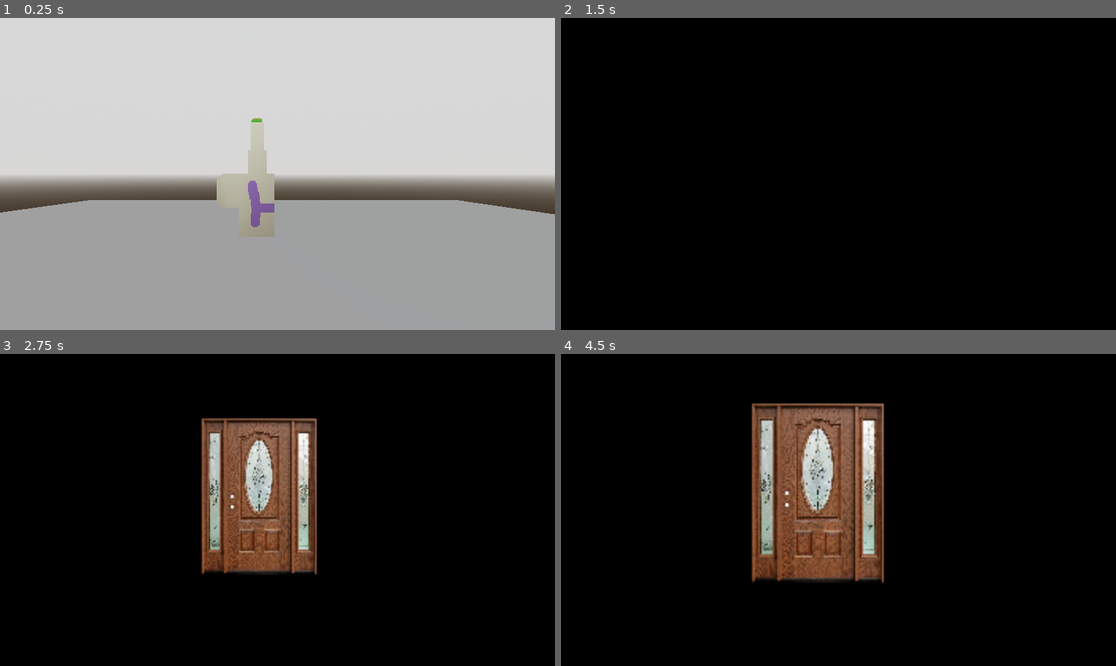
Above: before the commit, frames 1-4 (two rows, left to right).
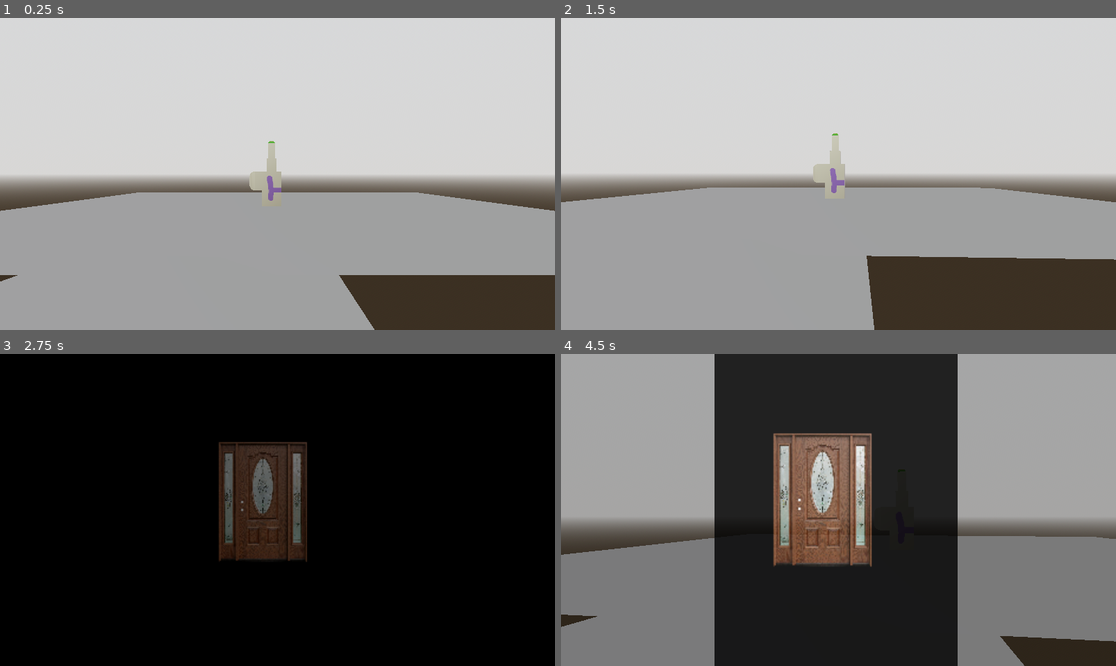
Above: after the commit, the same moments.

Repository: ChaffeyGameDevelopmentClub/Team-Terror-oct-2024
Game: Godot game, scene res://Player/Test World/test_level_player_movement_lol.tscn
Two runs of this game, one before a commit and one after it. Both use one fixed random seed, a clock stepped at 60 frames per second and the inputs below. The project has no main scene, so this scene is started directly.
Inputs (mouse positions are in pixels of both pictures, inside the frame that each line leads up to):
- Up to frame 1 (0.25 s): no input
- Up to frame 2 (1.5 s): tap Enter (ui_accept) at 0.5, 0.77 s; move the mouse to (960, 158) at 0.52 s; hold D (right) 0.53-1.28 s; tap J (test3) at 0.6 s; move the mouse to (810, 174) at 1.27 s; hold W (up) from 1.28 s (still down); tap Shift (sprint) at 1.35 s
- Up to frame 3 (2.75 s): keep holding W (up); tap Enter (ui_accept) at 1.52 s; tap J (test3) at 1.55, 2.1 s; move the mouse to (288, 503) at 2.02 s
- Up to frame 4 (4.5 s): keep holding W (up); move the mouse to (832, 516) at 2.77 s; tap P (test_inp_1) at 2.85 s; tap Enter (ui_accept) at 3.02, 3.77 s; tap J (test3) at 3.05, 3.8, 4.35 s; move the mouse to (877, 513) at 3.52 s; hold O (test_inp_2) 3.53-4.28 s; move the mouse to (794, 506) at 4.27 s

The runs differ from the first frame. In frame 1, 9.3% of the frame differs, in the area x 0-100%, y 32-100%; in frame 2, 100%, in the area x 0-100%, y 0-100%; in frame 3, 10%; in frame 4, 90%.

Commit message:
doors work again

Diff:
--- a/Godot Files/team-terror/Player/Scripts for Player/player.tscn
+++ b/Godot Files/team-terror/Player/Scripts for Player/player.tscn
@@ -7,7 +7,8 @@
 [sub_resource type="CylinderMesh" id="CylinderMesh_swd4v"]
 
 [sub_resource type="CapsuleShape3D" id="CapsuleShape3D_syjgj"]
-height = 4.05675
+radius = 0.11
+height = 14.408
 
 [node name="Player" type="Node3D"]
 
@@ -17,24 +18,24 @@
 [node name="Walk" type="AudioStreamPlayer" parent="."]
 stream = ExtResource("2_iwfo3")
 
-[node name="CharacterBody3D" type="CharacterBody3D" parent="." node_paths=PackedStringArray("Walk", "Run")]
+[node name="Player" type="CharacterBody3D" parent="." node_paths=PackedStringArray("Walk", "Run")]
 process_mode = 3
 script = ExtResource("1_n3sex")
 Walk = NodePath("../Walk")
 Run = NodePath("../Run")
 
-[node name="MeshInstance3D" type="MeshInstance3D" parent="CharacterBody3D"]
+[node name="MeshInstance3D" type="MeshInstance3D" parent="Player"]
 transform = Transform3D(0.1, 0, 0, 0, 0.1, 0, 0, 0, 0.1, 0, 0.110713, 0)
 mesh = SubResource("CylinderMesh_swd4v")
 skeleton = NodePath("../..")
 
-[node name="Neck" type="Node3D" parent="CharacterBody3D"]
+[node name="Neck" type="Node3D" parent="Player"]
 transform = Transform3D(1, 0, 0, 0, 1, 0, 0, 0, 1, 0, 0.804477, -0.0661726)
 
-[node name="Camera3D" type="Camera3D" parent="CharacterBody3D/Neck"]
+[node name="Camera3D" type="Camera3D" parent="Player/Neck"]
 current = true
 fov = 50.0
 
-[node name="CollisionShape3D" type="CollisionShape3D" parent="CharacterBody3D"]
+[node name="CollisionShape3D" type="CollisionShape3D" parent="Player"]
 transform = Transform3D(0.2, 0, 0, 0, 0.2, 0, 0, 0, 0.2, 0, 0.370133, 0)
 shape = SubResource("CapsuleShape3D_syjgj")
--- a/Godot Files/team-terror/Player/Scripts for Player/player_movement.gd
+++ b/Godot Files/team-terror/Player/Scripts for Player/player_movement.gd
@@ -60,9 +60,7 @@
 		isTired=false
 
 	move_and_slide()
-func _on_body_entered(body: Node3D) -> void:
-	if body.get_name() == "door_transition":
-		SceneTransition.scene_transition_cloud("res://Player/Test World/test_level_player_movement_lol.tscn")
+
 
 func _input(event: InputEvent) -> void:
 	if Input.is_action_pressed("test_inp_1"):
--- a/Godot Files/team-terror/Player/Test World/test_level_player_movement_lol.tscn
+++ b/Godot Files/team-terror/Player/Test World/test_level_player_movement_lol.tscn
@@ -1,11 +1,10 @@
-[gd_scene load_steps=21 format=3 uid="uid://bgiay576fyrov"]
+[gd_scene load_steps=17 format=3 uid="uid://bgiay576fyrov"]
 
 [ext_resource type="PackedScene" uid="uid://do73ciyy4senj" path="res://Player/Scripts for Player/player.tscn" id="1_2usqi"]
 [ext_resource type="Script" path="res://Player/Test World/test_level_player_movement_lol.gd" id="1_tgoim"]
 [ext_resource type="PackedScene" uid="uid://dqtpcs1xjo1fw" path="res://Assets/Werid.glb" id="2_ib0md"]
+[ext_resource type="PackedScene" uid="uid://mem4nbmikwfm" path="res://Transitions/door_transition.tscn" id="4_gcdxx"]
 [ext_resource type="AudioStream" uid="uid://c6bi1houv2e6x" path="res://Assets/all sfx/ambience/tick tock.mp3" id="4_qxjj1"]
-[ext_resource type="PackedScene" uid="uid://bbfhld8mnxdd6" path="res://Assets/Transition Door/door.glb" id="5_ij0ew"]
-[ext_resource type="Shader" path="res://Shaders/test.gdshader" id="6_u4y4n"]
 
 [sub_resource type="ProceduralSkyMaterial" id="ProceduralSkyMaterial_phl1p"]
 sky_top_color = Color(0.727955, 0.734064, 0.739278, 1)
@@ -41,18 +40,6 @@
 
 [sub_resource type="ConcavePolygonShape3D" id="ConcavePolygonShape3D_qoakb"]
 data = PackedVector3Array(1, 0, 1, -1, 0, 1, 1, 0, -1, -1, 0, 1, -1, 0, -1, 1, 0, -1)
-
-[sub_resource type="SphereShape3D" id="SphereShape3D_c1fen"]
-
-[sub_resource type="ShaderMaterial" id="ShaderMaterial_vqjv5"]
-render_priority = 0
-shader = ExtResource("6_u4y4n")
-shader_parameter/_char_size = 8.0
-shader_parameter/_char_count = 10.0
-
-[sub_resource type="QuadMesh" id="QuadMesh_iaq5o"]
-flip_faces = true
-size = Vector2(2, 2)
 
 [node name="Node3D" type="Node3D" node_paths=PackedStringArray("BackgroundTest")]
 script = ExtResource("1_tgoim")
@@ -102,9 +89,6 @@
 [node name="Werid" parent="." instance=ExtResource("2_ib0md")]
 transform = Transform3D(0.999991, 0, -0.00422368, 0, 1, 0, 0.00422368, 0, 0.999991, 2.08871, 0.63676, -35.8166)
 
-[node name="Player" parent="." instance=ExtResource("1_2usqi")]
-transform = Transform3D(1, 0, 0, 0, 1, 0, 0, 0, 1, 0.574406, 3.03502, -15.9033)
-
 [node name="TickTock" type="AudioStreamPlayer" parent="."]
 stream = ExtResource("4_qxjj1")
 
@@ -117,18 +101,8 @@
 [node name="CollisionShape3D" type="CollisionShape3D" parent="MeshInstance3D5/StaticBody3D"]
 shape = SubResource("ConcavePolygonShape3D_qoakb")
 
-[node name="door" parent="." instance=ExtResource("5_ij0ew")]
-transform = Transform3D(0.2, 0, 0, 0, 0.2, 0, 0, 0, 0.2, -19.8911, 0, -38.4962)
+[node name="Node3D" parent="." instance=ExtResource("4_gcdxx")]
+transform = Transform3D(0.15, 0, 0, 0, 0.15, 0, 0, 0, 0.15, -4.26189, 0, -0.608654)
 
-[node name="Area3D" type="Area3D" parent="door"]
-transform = Transform3D(9, 0, 0, 0, 9, 0, 0, 0, 9, 0, 4.87643, 0)
-
-[node name="CollisionShape3D" type="CollisionShape3D" parent="door/Area3D"]
-shape = SubResource("SphereShape3D_c1fen")
-
-[node name="MeshInstance3D6" type="MeshInstance3D" parent="."]
-transform = Transform3D(1, 0, 0, 0, 1, 0, 0, 0, 1, 0.574406, 3.03502, -15.9033)
-visible = false
-material_override = SubResource("ShaderMaterial_vqjv5")
-mesh = SubResource("QuadMesh_iaq5o")
-skeleton = NodePath("../Player")
+[node name="Player" parent="." instance=ExtResource("1_2usqi")]
+transform = Transform3D(1, 0, 0, 0, 1, 0, 0, 0, 1, 0, 2.80584, 0)
--- a/Godot Files/team-terror/Transitions/area_3d.gd
+++ b/Godot Files/team-terror/Transitions/area_3d.gd
@@ -1,7 +1,6 @@
 extends Area3D
 
 
-
 func _on_body_entered(body: Node3D) -> void:
-	if body.get_name() == "player":
-		print("HI")
+		if body.name=="Player":
+			SceneTransition.scene_transition_cloud("res://Player/Test World/test_level_player_movement_lol.tscn")
--- a/Godot Files/team-terror/Transitions/door_transition.tscn
+++ b/Godot Files/team-terror/Transitions/door_transition.tscn
@@ -8,7 +8,7 @@
 [node name="Node3D" type="Node3D"]
 
 [node name="door" parent="." instance=ExtResource("1_74v2g")]
-transform = Transform3D(1, 0, 0, 0, 1, 0, 0, 0, 1, -0.274722, 0, 0.420311)
+transform = Transform3D(1, 0, 0, 0, 1, 0, 0, 0, 1, -0.274722, 0.806202, 0.420311)
 
 [node name="Area3D" type="Area3D" parent="door"]
 script = ExtResource("2_m4xlq")
